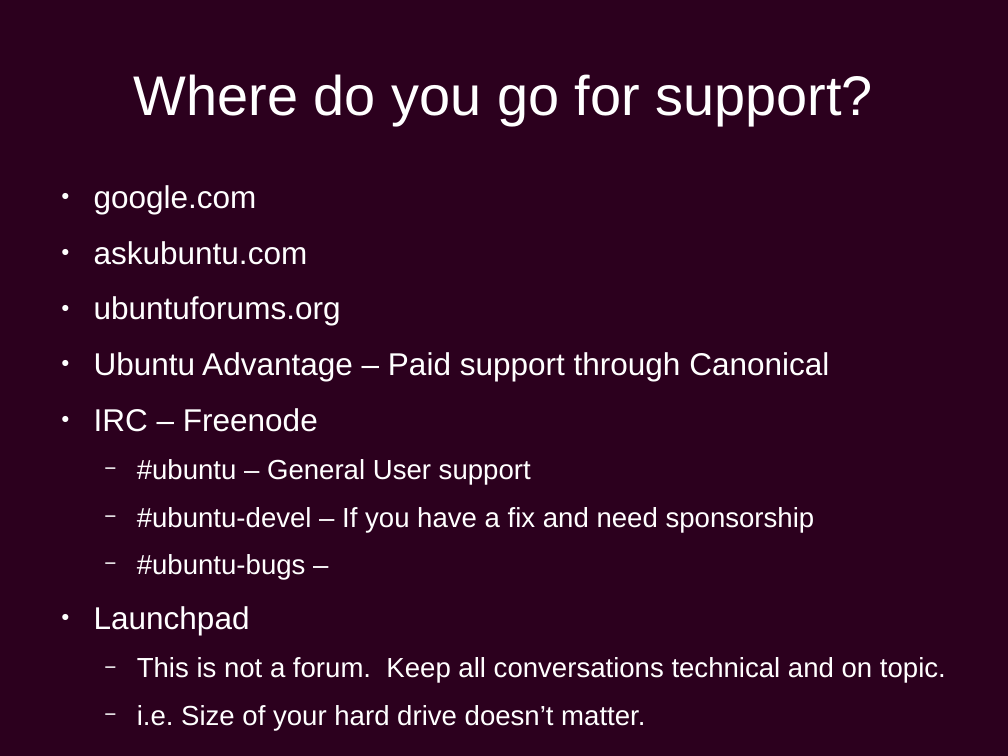
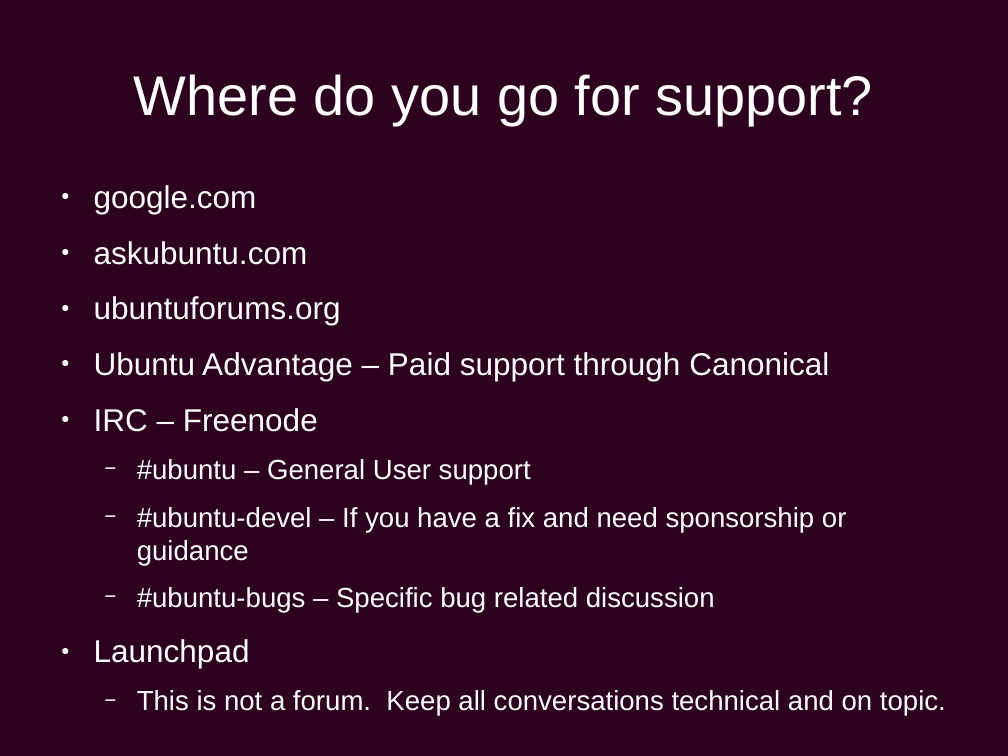
Before and after one commit to chiluk/presentations, a slide deck: slide 6 of Ubuntu Development.odp. Drawn at 1008x756 pixels with LibreOffice and Linux fonts; fonts in the diff are those of the drawing; background and template pictures are left out. Boxes give left, top, right and bottom in pixels: in the first picture for what was removed or moved away, otherwise in the second. Text is boxed around its words. In the diff, an @@ line names an element or a change of style, - is before the commit and + after.

```diff
--- a/Ubuntu Development.odp
+++ b/Ubuntu Development.odp
@@ text at (137,507,847,613): text changed @@
-  − #ubuntu-devel – If you have a fix and need sponsorship
-  − #ubuntu-bugs –
+  − #ubuntu-devel – If you have a fix and need sponsorship or guidance
+  − #ubuntu-bugs – Specific bug related discussion
@@ text at (137,705,645,730): paragraph removed @@
-  − i.e. Size of your hard drive doesn’t matter.
```
Also in this commit, not shown: 23 other slides changed, 5 slides added.
